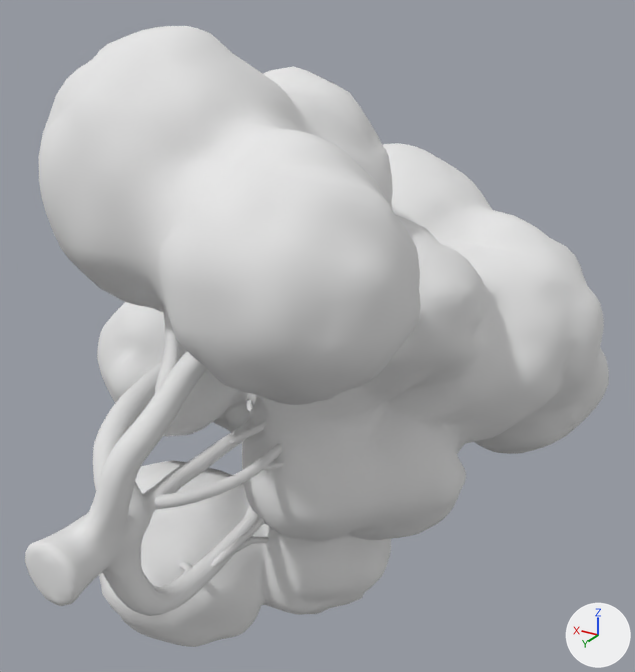
What one commit did to the OBJ model target/classes/Models/tree/tree.obj.
Camera for both pictures: a 50 mm lens placed at (-396.0, 313.0, 376.0), pointed at (-18.0, -318.0, 61.0). Arrows for +X, +Y and +Z are at lower right; the lights stay in place. Where no turn or scale is listed for an object, it has been applied to the vertices.

Objects in the first picture: 'tree'.
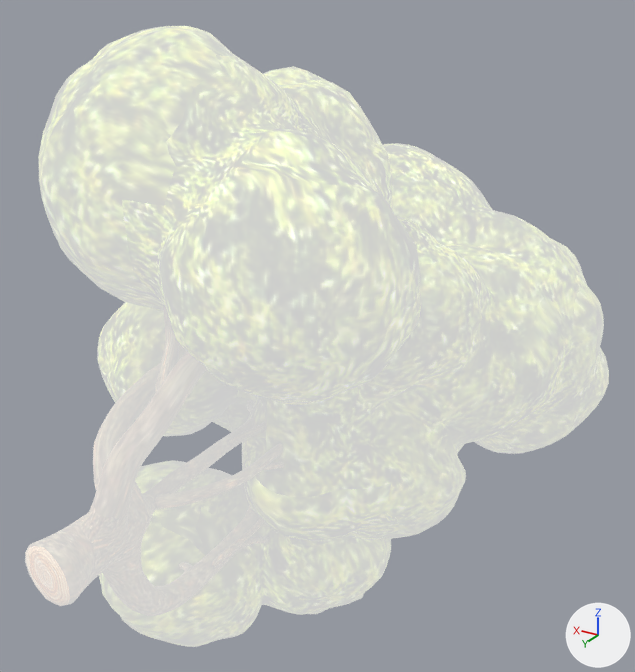
Diff of the bpy script that builds the scene:
```diff
--- a/target/classes/Models/tree/tree.obj.py
+++ b/target/classes/Models/tree/tree.obj.py
@@ img_tree_jpg @@
+img_tree_jpg = load_image('tree.jpg', 'tree.jpg', 1024, 1024, 'sRGB')
@@ mat_10445_oak_tree_v1 @@
 mat_10445_oak_tree_v1 = principled_material('10445_Oak_tree_v1')
-mat_10445_oak_tree_v1.base_color = (0.8, 0.8, 0.8)  # white #e7e7e7
-mat_10445_oak_tree_v1.roughness = 1.0
+mat_10445_oak_tree_v1.texture = img_tree_jpg
+mat_10445_oak_tree_v1.roughness = 0.9
+mat_10445_oak_tree_v1.emission_color = (0.588, 0.588, 0.588)  # light grey #cacaca
+mat_10445_oak_tree_v1.emission_strength = 1.0
```

Pixel boxes (x1, y1, x2, y2) of what changed, in the pictures (635 x 672 px):
'tree', surface changed (grey to white): (25, 26, 609, 647) in both
